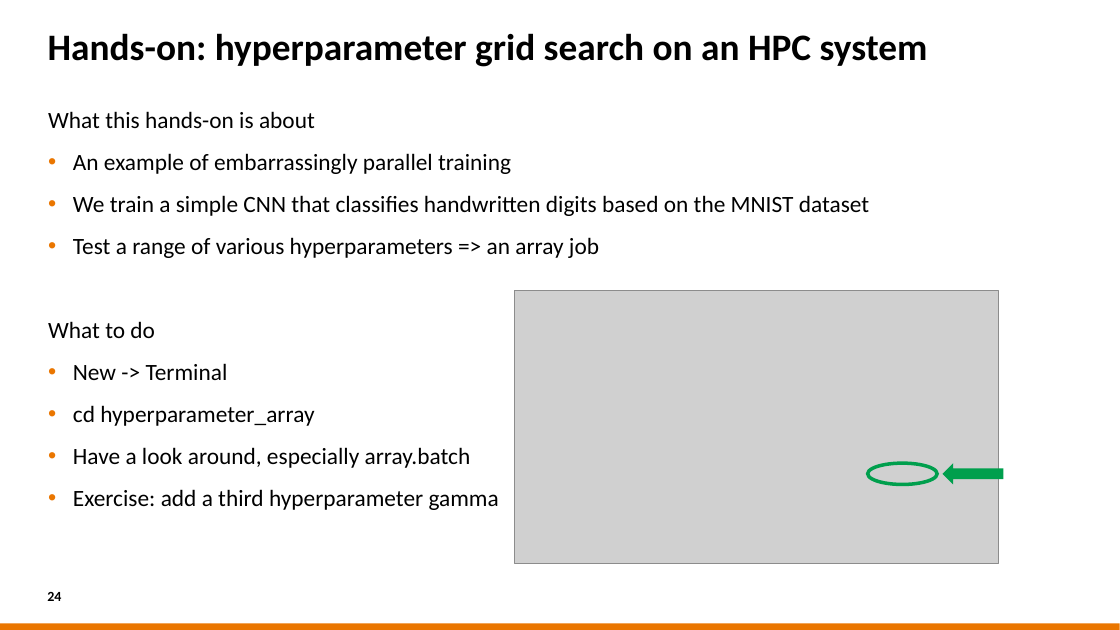
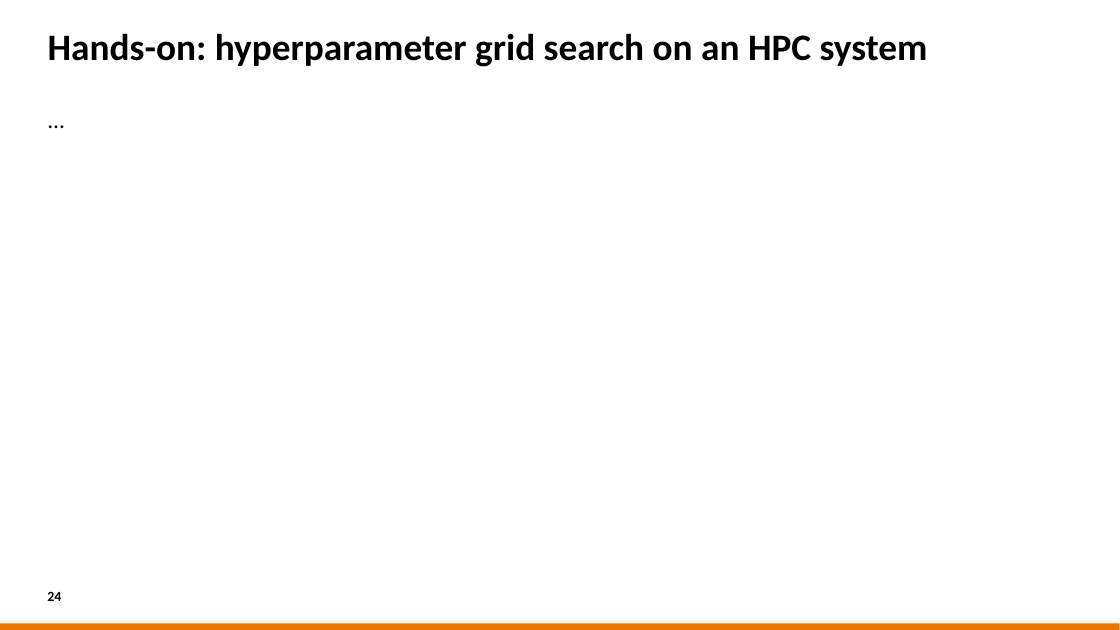
Before and after one commit to sara-nl/MLonHPC_2day_Okt2023, a slide deck: slide 24 of Day2/slides/Parallel_Computing_for_DL.pptx. Drawn at 1120x630 pixels with LibreOffice and Linux fonts; fonts in the diff are those of the drawing; grey boxes stand for pictures; background and template pictures are left out. Boxes give left, top, right and bottom in pixels: in the first picture for what was removed or moved away, otherwise in the second. Text is boxed around its words. In the diff, an @@ line names an element or a change of style, - is before the commit and + after.

```diff
--- a/Day2/slides/Parallel_Computing_for_DL.pptx
+++ b/Day2/slides/Parallel_Computing_for_DL.pptx
@@ text at (x1=48, y1=111, x2=869, y2=510): text changed @@
-What this hands-on is about
-• An example of embarrassingly parallel training
-• We train a simple CNN that classifies handwritten digits based on the MNIST dataset
-• Test a range of various hyperparameters => an array job
-What to do
-• New -> Terminal
-• cd hyperparameter_array
-• Have a look around, especially array.batch
-• Exercise: add a third hyperparameter gamma
+…
@@ picture removed at (x1=514, y1=291, x2=998, y2=563) @@
@@ ellipse removed at (x1=868, y1=463, x2=938, y2=484) @@
@@ right arrow removed at (x1=943, y1=463, x2=1003, y2=484) @@
```
Also in this commit, not shown: 3 other slides changed, 5 slides removed, 3 other files.
